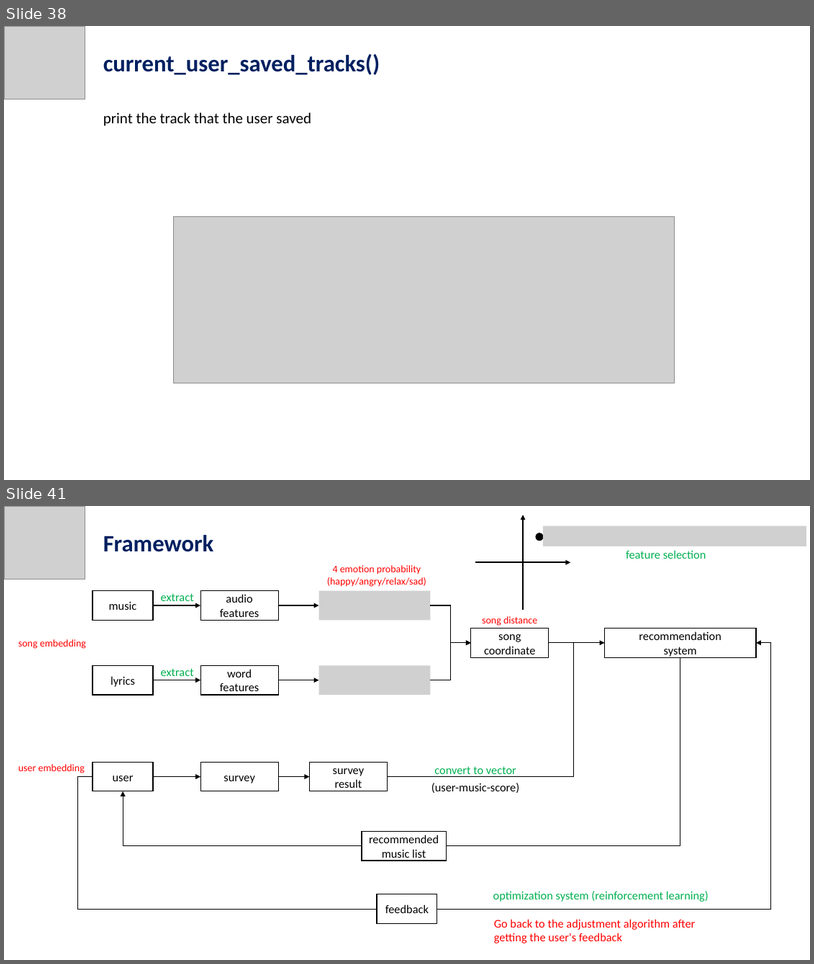
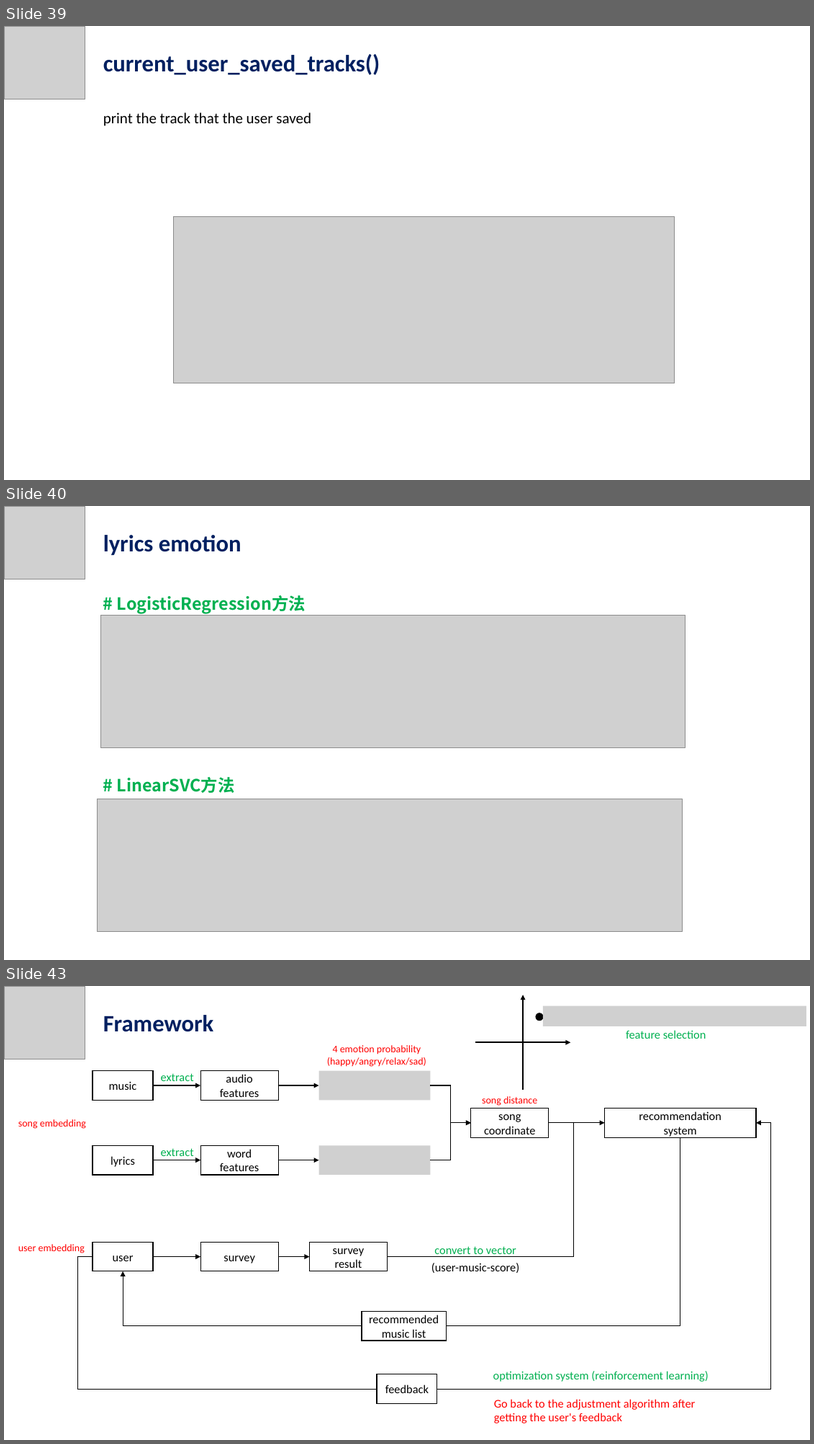
Before and after one commit to jennychiou/7-Experiment, a slide deck: 音頻情緒分類/Spotify Music Features.pptx. Shown one above the other, each under a label of ours: slides 38 and 41 before the commit, slides 39, 40 and 43 after it; the slides between them are not shown. The pictures are 814x964 and 814x1444 pixels, drawn with LibreOffice and Linux fonts; fonts in the diff are those of the drawing; grey boxes stand for pictures; background and template pictures are left out. Boxes give left, top, right and bottom in pixels: in the first picture for what was removed or moved away, otherwise in the second. Text is boxed around its words. In the diff, an @@ line names an element or a change of style, - is before the commit and + after.

```diff
--- a/音頻情緒分類/Spotify Music Features.pptx
+++ b/音頻情緒分類/Spotify Music Features.pptx
@@ slide 40 added at (4,506,810,960), background picture (left out) @@
@@ picture added at (4,506,85,579) @@
@@ text added at (103,535,242,555), 28 pt, text #002060, bold @@
+lyrics emotion
@@ text added at (117,595,306,614), 20 pt, text #00B050, bold @@
+# LogisticRegression方法
@@ picture added at (100,615,686,747) @@
@@ text added at (117,777,235,793), 20 pt, text #00B050, bold @@
+# LinearSVC方法
@@ picture added at (97,799,682,932) @@
@@ what was slide 38 is now slide 39 @@
@@ what was slide 41 is now slide 43 @@
```
Also in this commit, not shown: 2 slides changed, 2 other slides added, 45 other files.
